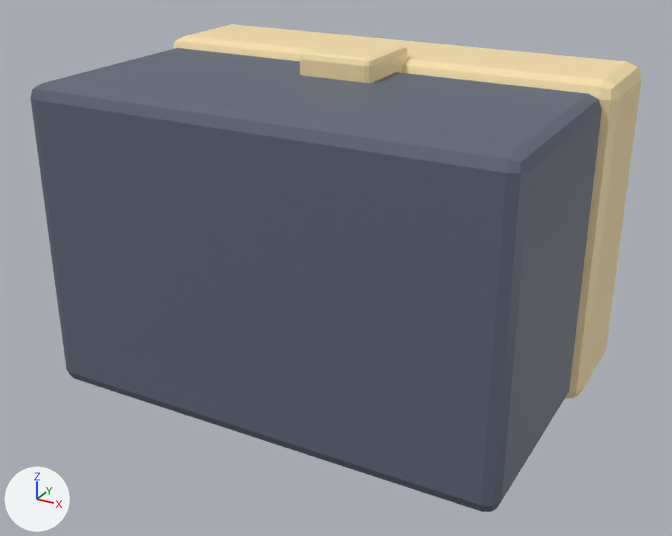
What one commit did to the FBX model Assets/Models/Env_GoldenChest.fbx.
Rendered twice from a camera (50 mm lens) standing at (0.974, -1.398, 0.795) and looking at (0.011, 0.353, -0.081). Lighting does not change. The marker at lower left points along +X, +Y and +Z. The first picture is the older version. Where no turn or scale is listed for an object, it has been applied to the vertices.

The first picture shows 'ChestBase', 'ChestLock', 'LidTop'.
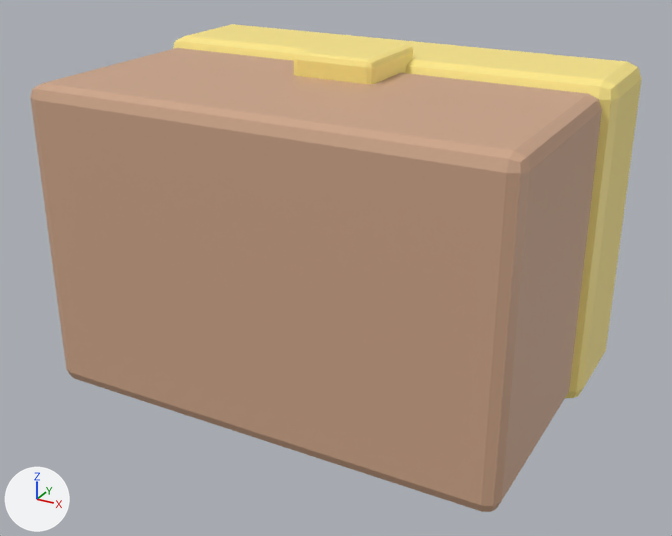
What differs and where, as boxes (x1, y1, x2, y2) in the pictures (672 x 536 px):
'ChestBase', recoloured (greyish blue to beige)
    both: (30, 48, 602, 512)
'LidTop', recoloured
    both: (173, 24, 642, 398)
'ChestLock', recoloured (beige to yellow)
    both: (300, 39, 408, 83)

Diff of the bpy script that builds the scene:
```diff
--- a/Assets/Models/Env_GoldenChest.fbx.py
+++ b/Assets/Models/Env_GoldenChest.fbx.py
@@ mat_mat_filigreegold @@
 mat_mat_filigreegold = principled_material('Mat_FiligreeGold')
-mat_mat_filigreegold.base_color = (0.96, 0.76, 0.42)  # beige #fae2ad
+mat_mat_filigreegold.base_color = (1.0, 0.82, 0.25)  # yellow #ffea89
@@ mat_mat_treetrunk @@
+mat_mat_treetrunk = principled_material('Mat_TreeTrunk')
+mat_mat_treetrunk.base_color = (0.62, 0.38, 0.25)  # beige #cea689
@@ me_cube @@
 me_cube.from_pydata(...)  # 56 vertices, 54 faces; spans x -0.55..0.55, y -0.26..0.26, z -0.36..0.36
-me_cube.materials.append(mat_mat_obsidianarmor)  # greyish blue #5d6576
+me_cube.materials.append(mat_mat_treetrunk)  # beige #cea689
```
